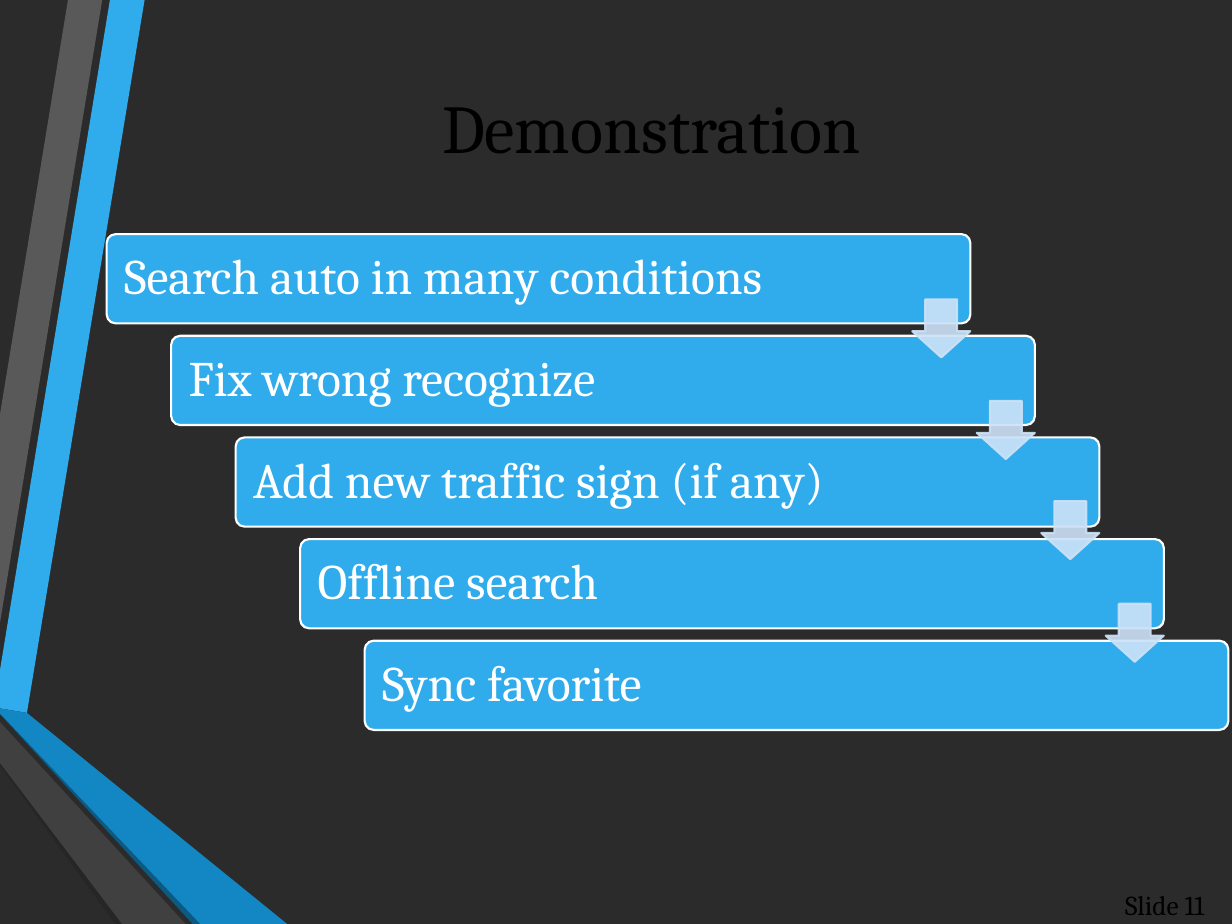
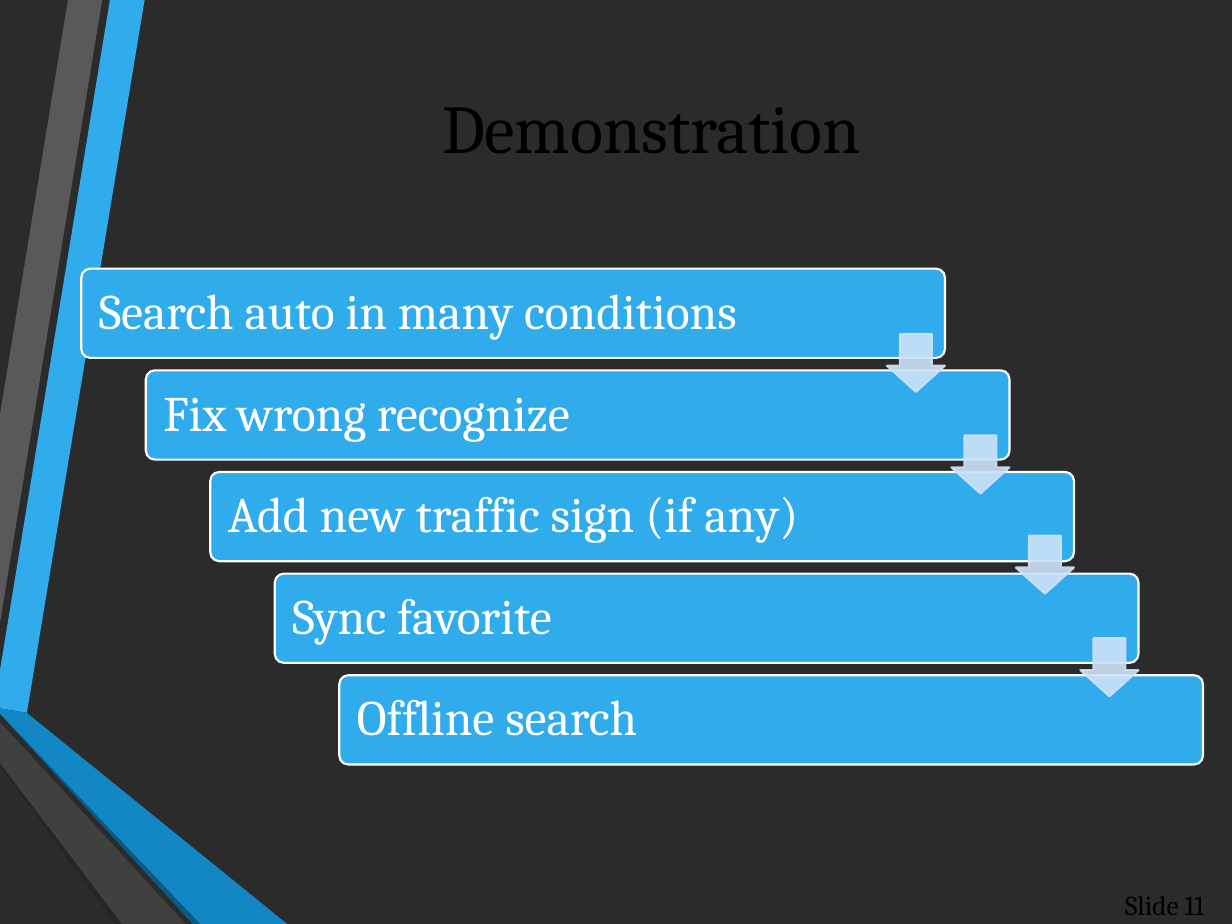
Before and after one commit to maitan10000/traffic-sign-detection-and-recognition, a slide deck: slide 11 of Other/Tmp/Main Slide.pptx. Drawn at 1232x924 pixels with LibreOffice and Linux fonts; fonts in the diff are those of the drawing; background and template pictures are left out; a plain dark background stands for a picture behind light text. Boxes give left, top, right and bottom in pixels: in the first picture for what was removed or moved away, otherwise in the second. Text is boxed around its words. In the diff, an @@ line names an element or a change of style, - is before the commit and + after.

```diff
--- a/Other/Tmp/Main Slide.pptx
+++ b/Other/Tmp/Main Slide.pptx
@@ 5 rounded rectangles, 4 down arrows, 3 texts: place and size @@
-5 rounded rectangles, 4 down arrows, 3 texts at [107, 234, 1228, 729]
+5 rounded rectangles, 4 down arrows, 3 texts at [81, 269, 1202, 764]
@@ text "Sync favorite": place and size @@
-text "Sync favorite" at [382, 666, 642, 712]
+text "Sync favorite" at [292, 599, 552, 645]
@@ text "Offline search": place and size @@
-text "Offline search" at [318, 564, 598, 600]
+text "Offline search" at [357, 700, 637, 736]
```
Also in this commit, not shown: 4 other slides changed, 2 slides added, 2 other files.
